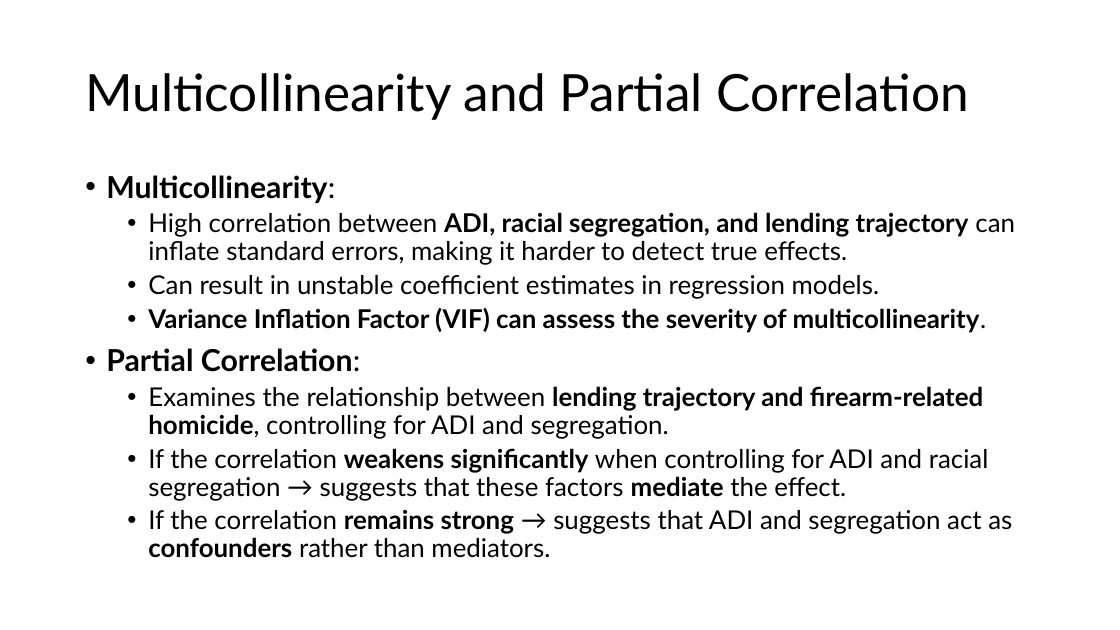
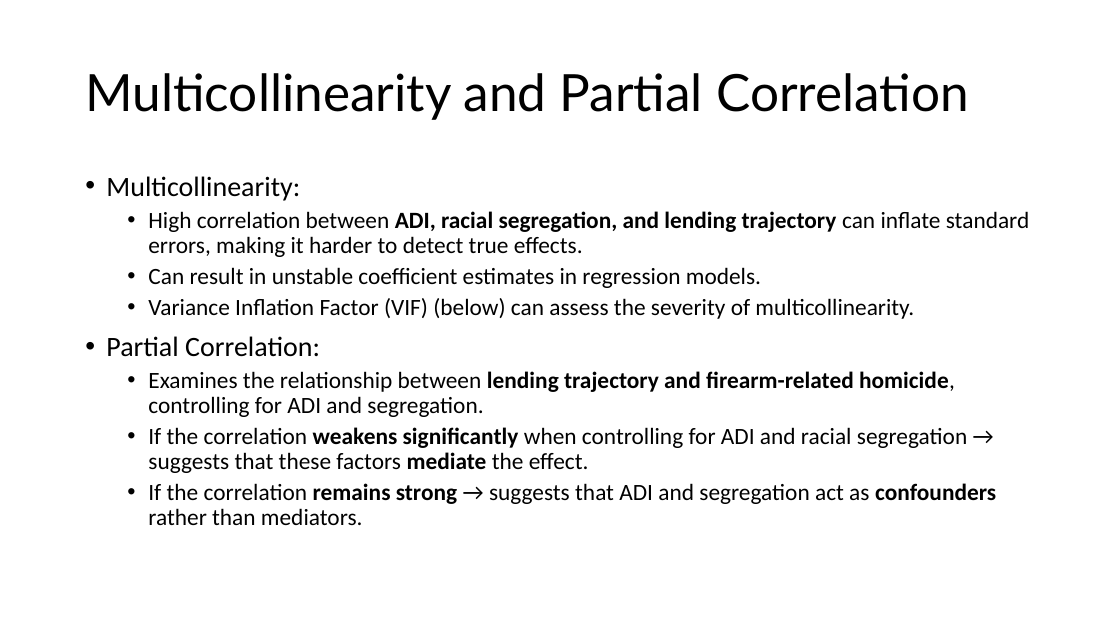
Before and after one commit to bigdataforsocialjustice/stats-for-social-justice, a slide deck: slide 28 of slides/dummy/dummy_vars.pptx (slide 27 before the commit). Drawn at 1120x630 pixels with LibreOffice and Linux fonts; fonts in the diff are those of the drawing. Boxes give left, top, right and bottom in pixels: in the first picture for what was removed or moved away, otherwise in the second. Text is boxed around its words. In the diff, an @@ line names an element or a change of style, - is before the commit and + after.

```diff
--- a/slides/dummy/dummy_vars.pptx
+++ b/slides/dummy/dummy_vars.pptx
@@ text at [106, 176, 1029, 525]: size 25.9 to 24 pt, bold off in "Multicollinearity:", "Partial Correlation:"; font Lato to Calibri in "Multicollinearity:", "High correlation between ADI, racial segregation, and ...", "Can result in unstable coefficient estimates in ...", "Partial Correlation:" and 3 more places; size 22.2 to 20 pt in "High correlation between ADI, racial segregation, and ...", "Can result in unstable coefficient estimates in ...", "Examines the relationship between lending trajectory and ...", "If the correlation weakens significantly when controlling ..." and 1 more places @@
@@ text at [148, 298, 914, 319]: text changed; size 22.2 to 20 pt; font Lato to Calibri; bold off @@
-  • Variance Inflation Factor (VIF) can assess the severity of multicollinearity.
+  • Variance Inflation Factor (VIF) (below) can assess the severity of multicollinearity.
```
Also in this commit, not shown: 13 other slides changed, 1 slide added.
